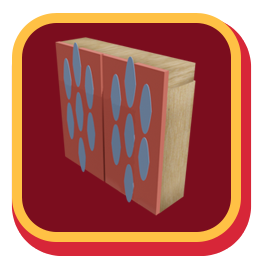
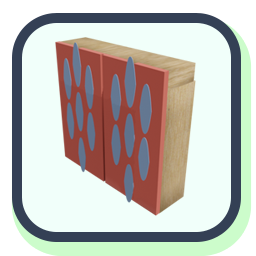
Revision of a layered (256, 256) image; what changed, layer by layer:
painted on "Rounded Rectangle 2" over (x1=12, y1=13, x2=241, y2=242)
